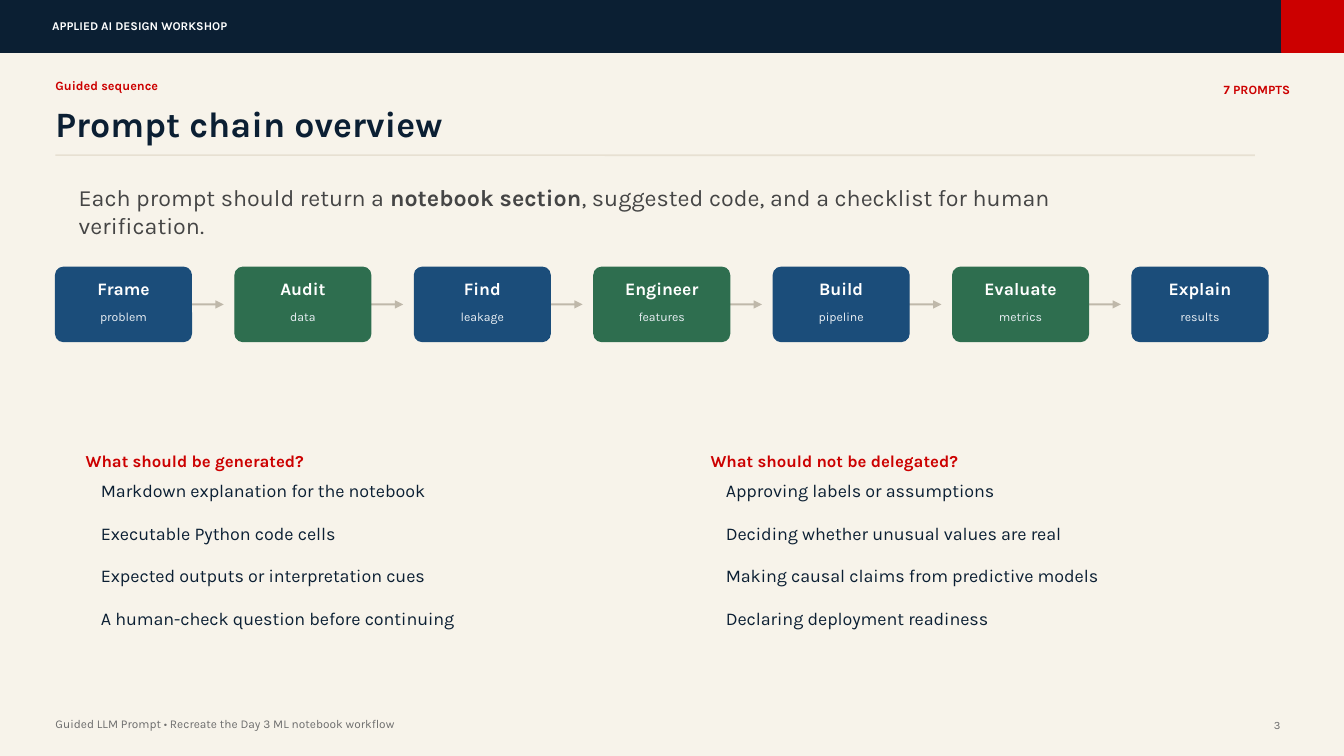
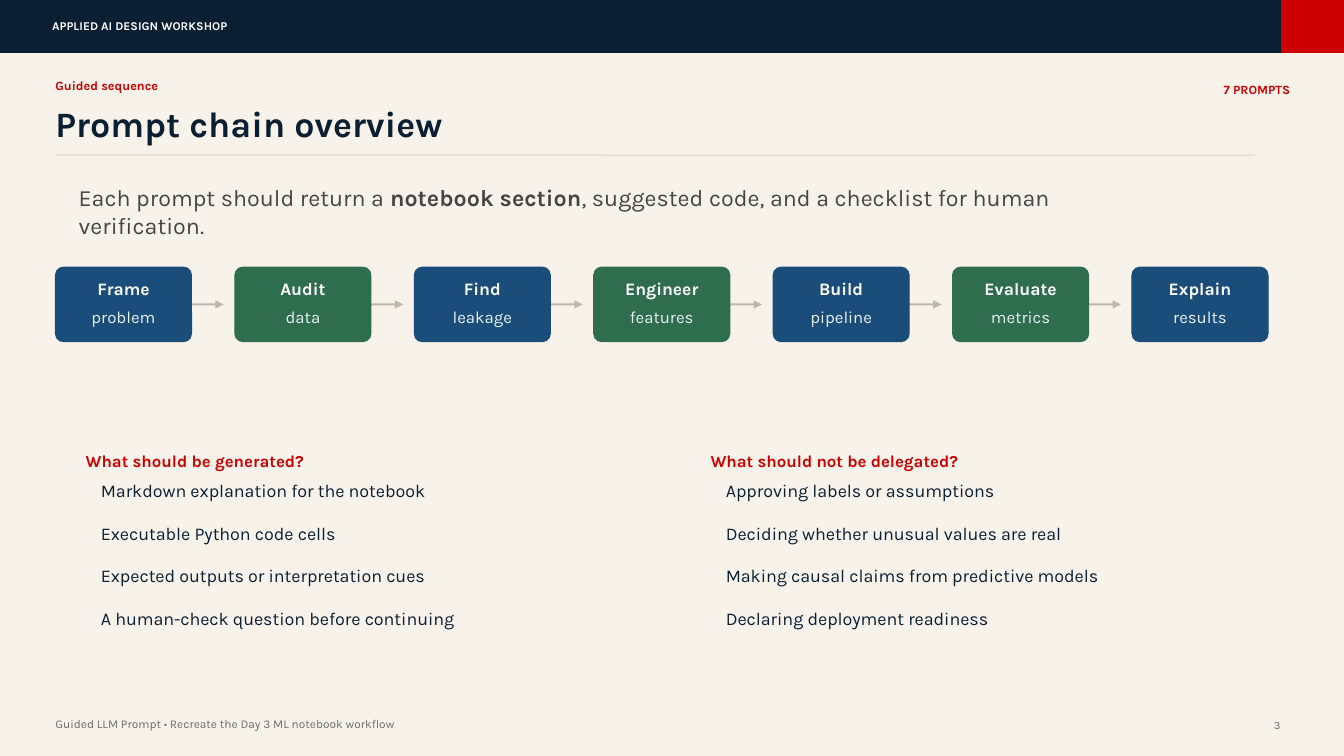
Before and after one commit to farisahmedbhatti123/internal-ml-foundations, a slide deck: slide 3 of presentations/Day 5 - From ML to AI-Enabled Workflows/03_guided_llm_prompt_recreate_ml_notebook.pptx. Drawn at 1344x756 pixels with LibreOffice and Linux fonts; fonts in the diff are those of the drawing; background and template pictures are left out. Boxes give left, top, right and bottom in pixels: in the first picture for what was removed or moved away, otherwise in the second. Text is boxed around its words. In the diff, an @@ line names an element or a change of style, - is before the commit and + after.

```diff
--- a/presentations/Day 5 - From ML to AI-Enabled Workflows/03_guided_llm_prompt_recreate_ml_notebook.pptx
+++ b/presentations/Day 5 - From ML to AI-Enabled Workflows/03_guided_llm_prompt_recreate_ml_notebook.pptx
@@ size 8.8 to 12 pt in 7 elements at (x1=91, y1=311, x2=155, y2=327), (x1=286, y1=311, x2=321, y2=323), (x1=453, y1=311, x2=512, y2=327), (x1=630, y1=311, x2=694, y2=323), (x1=810, y1=311, x2=872, y2=327), (x1=991, y1=311, x2=1050, y2=323), (x1=1173, y1=311, x2=1226, y2=323) @@
```
Also in this commit, not shown: 1 other slide changed, 11 other files.
